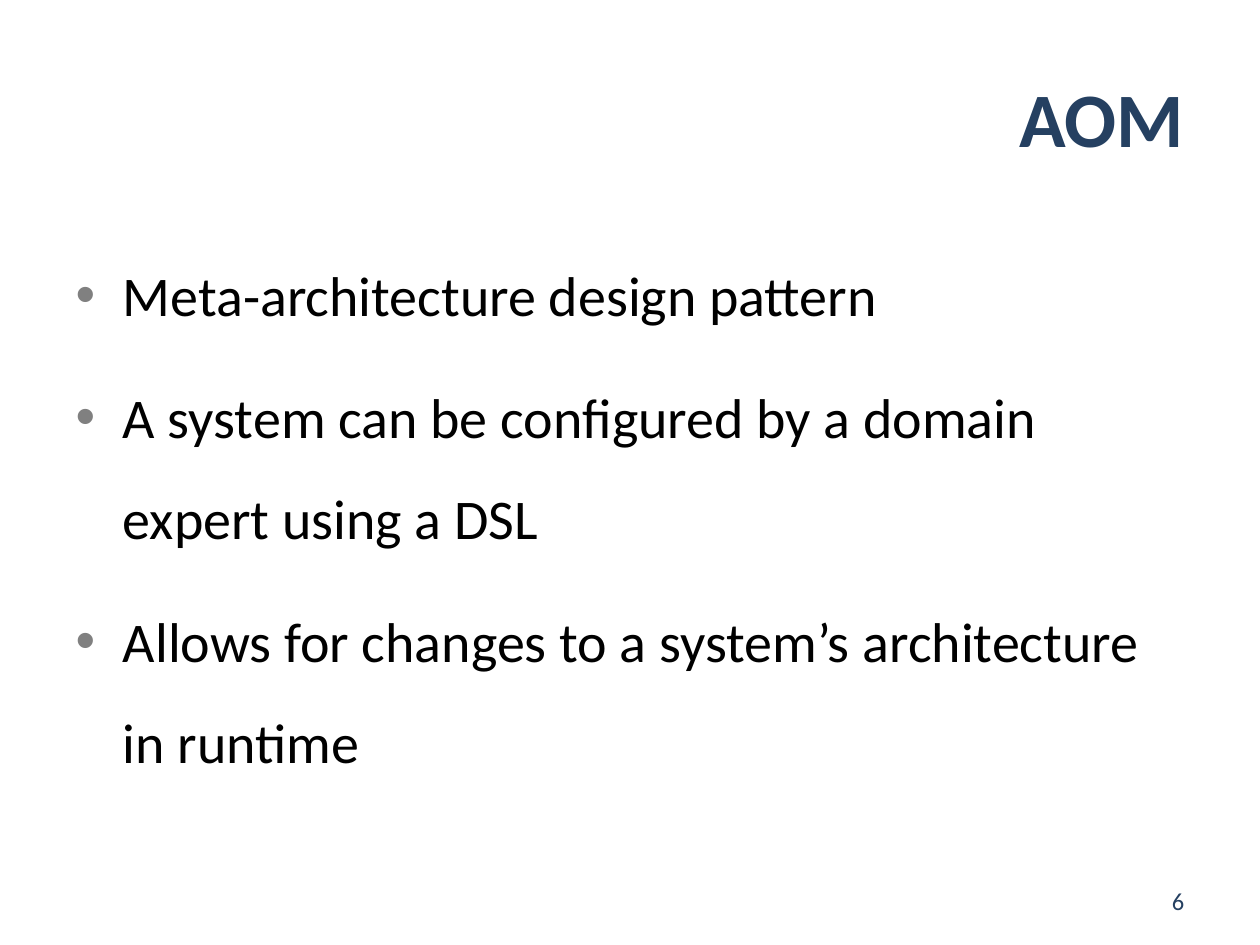
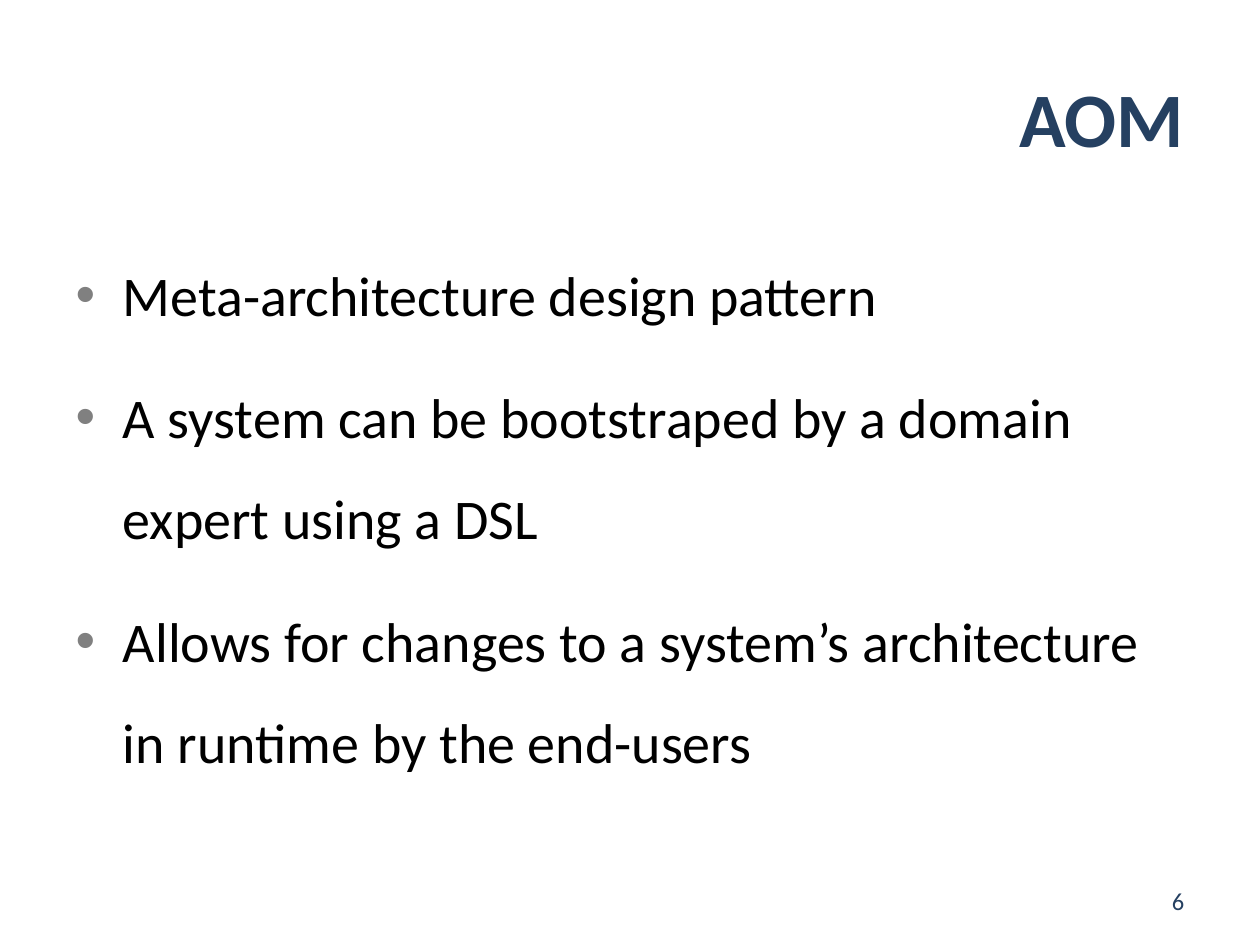
Before and after one commit to jgradim/thesis, a slide deck: slide 6 of presentations/pdis2.pptx. Drawn at 1260x945 pixels with LibreOffice and Linux fonts; fonts in the diff are those of the drawing. Boxes give left, top, right and bottom in pixels: in the first picture for what was removed or moved away, otherwise in the second. Text is boxed around its words. In the diff, an @@ line names an element or a change of style, - is before the commit and + after.

```diff
--- a/presentations/pdis2.pptx
+++ b/presentations/pdis2.pptx
@@ text at (123, 399, 1138, 772): text changed @@
-• A system can be configured by a domain expert using a DSL
-• Allows for changes to a system’s architecture in runtime
+• A system can be bootstraped by a domain expert using a DSL
+• Allows for changes to a system’s architecture in runtime by the end-users
```
Also in this commit, not shown: 2 other slides changed, 1 slide removed, 1 other file.
